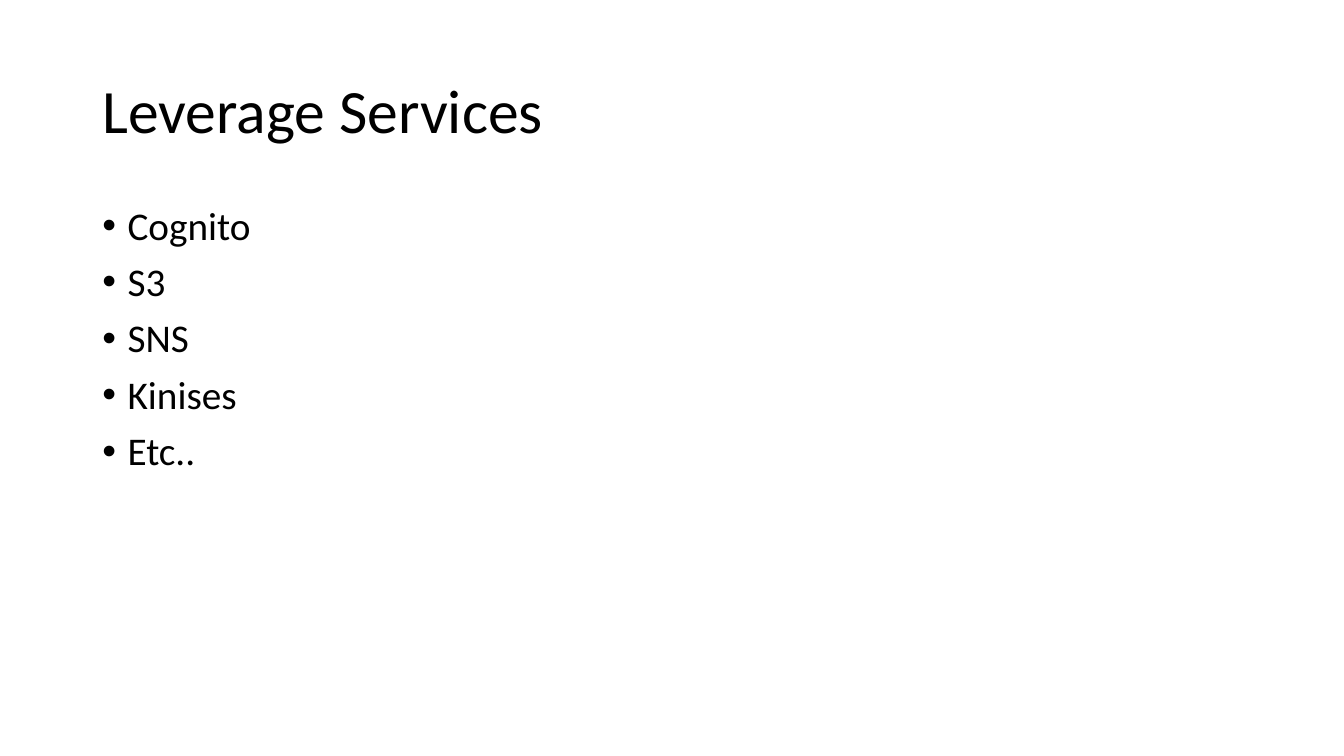
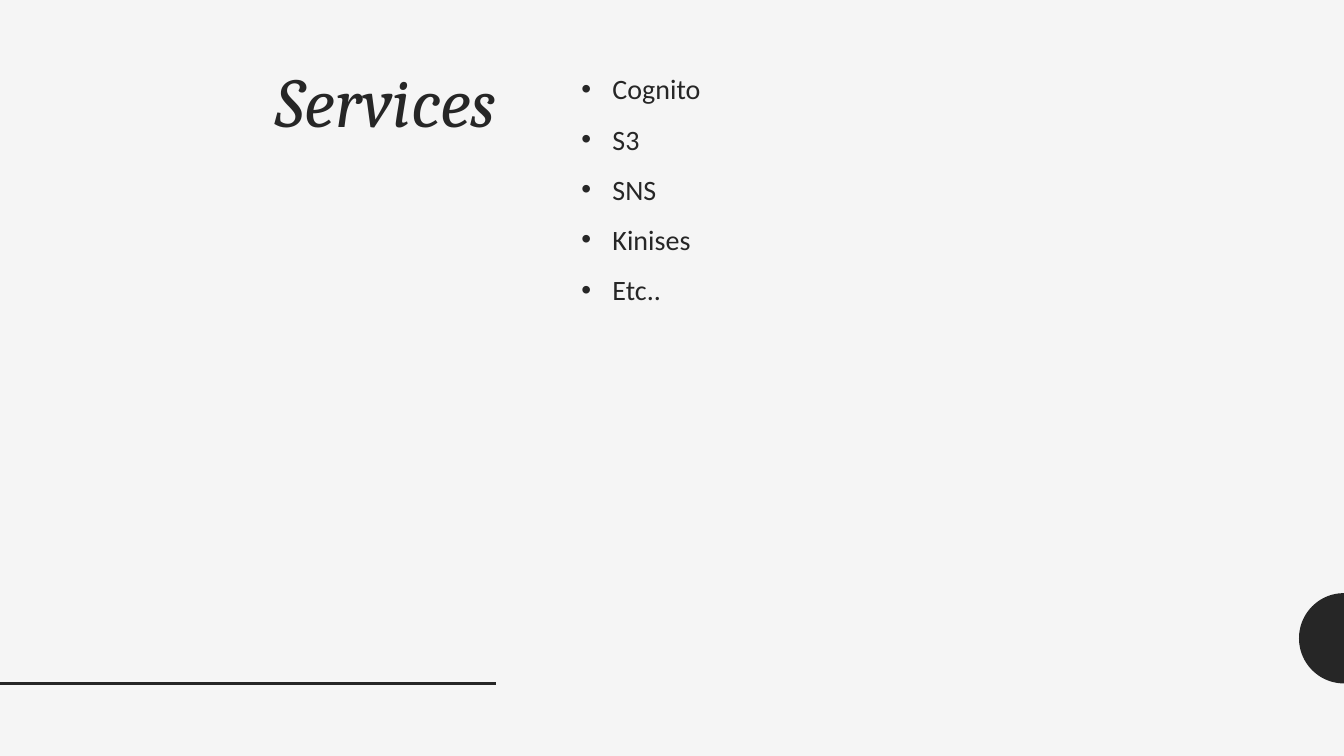
Before and after one commit to adrianpomilio/going-serverless, a slide deck: slide 21 of going-serverless-2017.pptx (slide 11 before the commit). Drawn at 1344x756 pixels with LibreOffice and Linux fonts; fonts in the diff are those of the drawing. Boxes give left, top, right and bottom in pixels: in the first picture for what was removed or moved away, otherwise in the second. Text is boxed around its words. In the diff, an @@ line names an element or a change of style, - is before the commit and + after.

```diff
--- a/going-serverless-2017.pptx
+++ b/going-serverless-2017.pptx
@@ background #FFFFFF to #F5F5F5 @@
@@ title "Services" at (x1=276, y1=79, x2=496, y2=128): vertical alignment middle to top @@
@@ title at (x1=276, y1=79, x2=496, y2=128): text changed; size 44 to 50 pt; font Calibri to Cambria; text colour #000000 to #262626; italic on @@
-Leverage Services
+Services
@@ text "Cognito" moved from (x1=128, y1=213, x2=251, y2=466) to (x1=612, y1=79, x2=700, y2=300) @@
@@ text "Cognito" at (x1=612, y1=79, x2=700, y2=300): size 28 to 20 pt, text colour #000000 to #262626; indent changed; line spacing 0.9 to 1.12; less space between paragraphs @@
@@ freeform shape added at (x1=1300, y1=593, x2=1344, y2=684), fill #262626 @@
@@ line added from (0, 684) to (496, 684), #262626 2 pt @@
```
Also in this commit, not shown: 17 other slides changed, 9 slides added, 4 slides removed.
